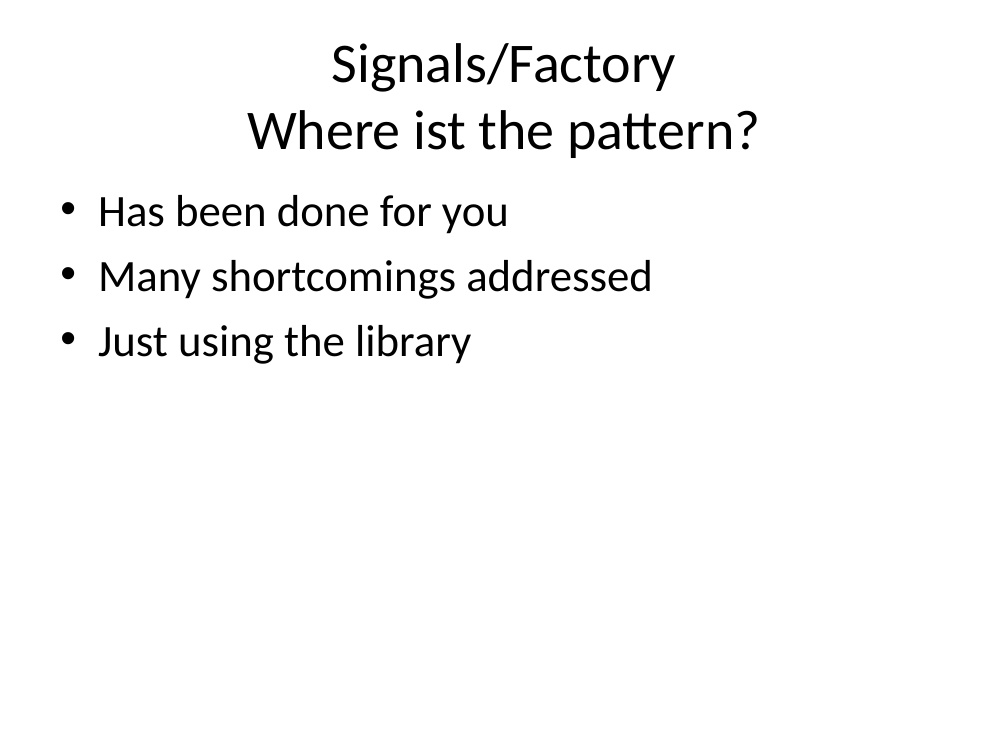
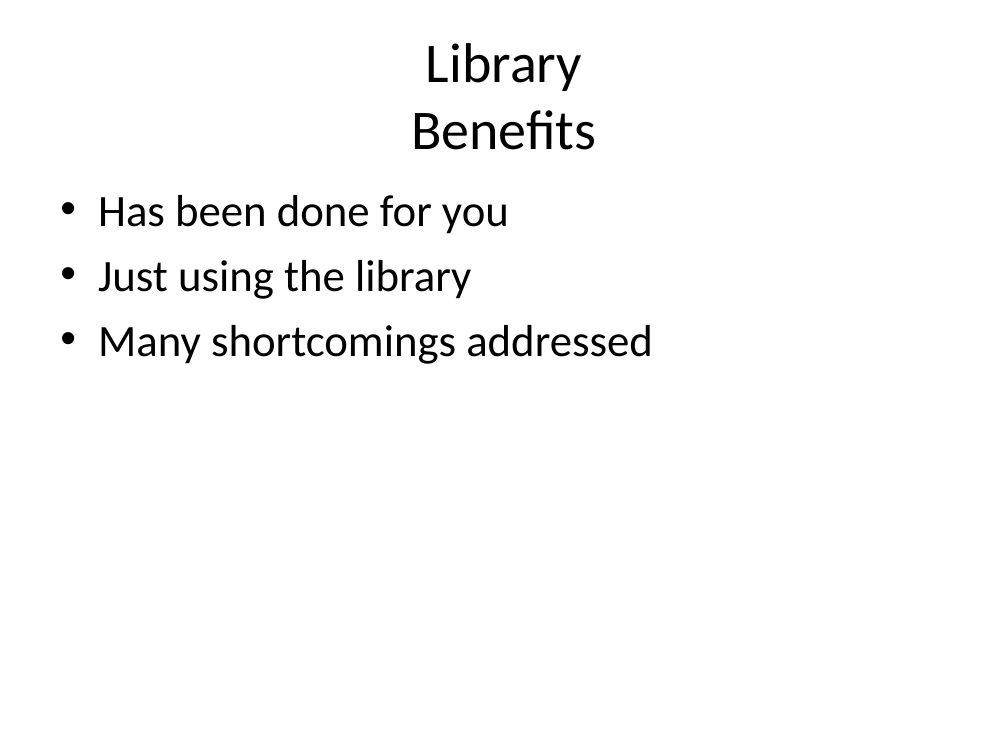
Before and after one commit to kamyu104/GofPatterns, a slide deck: slide 69 of Effective patterns.ppt (slide 68 before the commit). Drawn at 1008x756 pixels with LibreOffice and Linux fonts; fonts in the diff are those of the drawing. Boxes give left, top, right and bottom in pixels: in the first picture for what was removed or moved away, otherwise in the second. Text is boxed around its words. In the diff, an @@ line names an element or a change of style, - is before the commit and + after.

```diff
--- a/Effective patterns.ppt
+++ b/Effective patterns.ppt
@@ title at (x1=411, y1=43, x2=596, y2=150): text changed @@
-Signals/Factory
-Where ist the pattern?
+Library
+Benefits
@@ text at (x1=98, y1=260, x2=471, y2=299): paragraph added @@
+• Just using the library
@@ text at (x1=98, y1=325, x2=471, y2=364): paragraph removed @@
-• Just using the library
```
Also in this commit, not shown: 24 other slides changed, 14 slides added, 10 slides removed, 5 other files.
